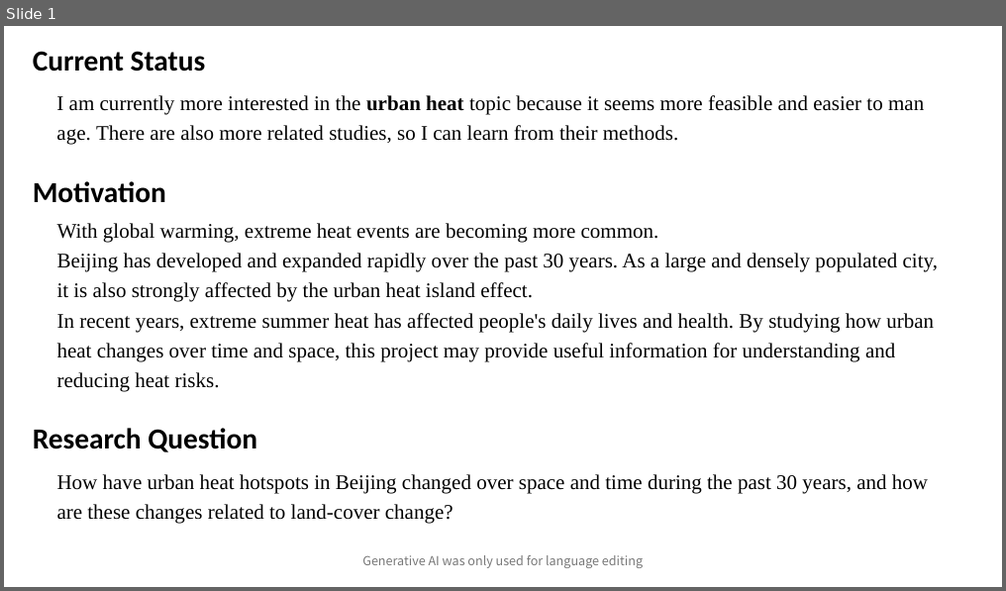
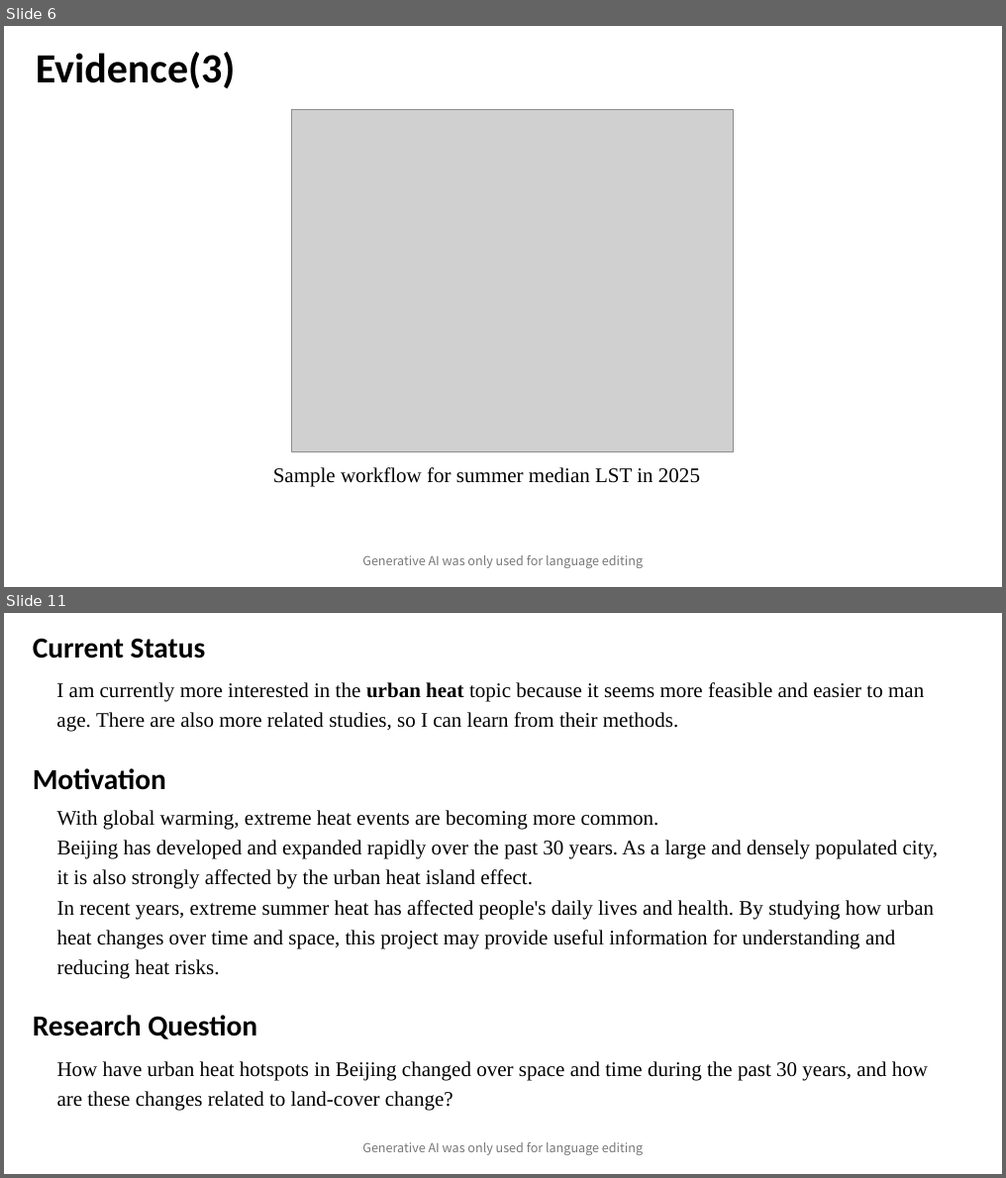
Before and after one commit to mengz12/sds320_project_meng, a slide deck: SDS320_MengZhang_ProjectSlides.pptx. Shown one above the other, each under a label of ours: slide 1 before the commit, slides 6 and 11 after it; the slides between them are not shown. The pictures are 1006x591 and 1006x1178 pixels, drawn with LibreOffice and Linux fonts; fonts in the diff are those of the drawing; grey boxes stand for pictures. Boxes give left, top, right and bottom in pixels: in the first picture for what was removed or moved away, otherwise in the second. Text is boxed around its words. In the diff, an @@ line names an element or a change of style, - is before the commit and + after.

```diff
--- a/SDS320_MengZhang_ProjectSlides.pptx
+++ b/SDS320_MengZhang_ProjectSlides.pptx
@@ slide 6 added at (4, 26, 1002, 587), background #FFFFFF @@
@@ text added at (36, 52, 236, 88), 40 pt, text #000000, bold @@
+Evidence(3)
@@ picture added at (292, 110, 734, 452) @@
@@ text added at (273, 468, 700, 487), 20 pt, text #000000 @@
+Sample workflow for summer median LST in 2025
@@ text added at (362, 556, 643, 569), 12 pt, text #797979 @@
+Generative AI was only used for language editing
@@ what was slide 1 is now slide 11 @@
```
Also in this commit, not shown: 1 slide changed, 9 other slides added.
